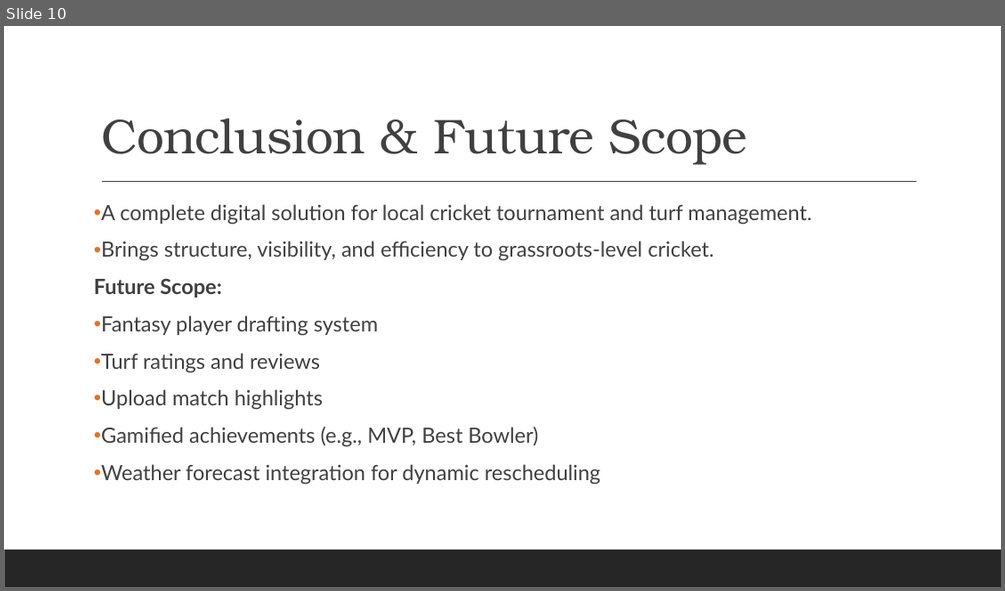
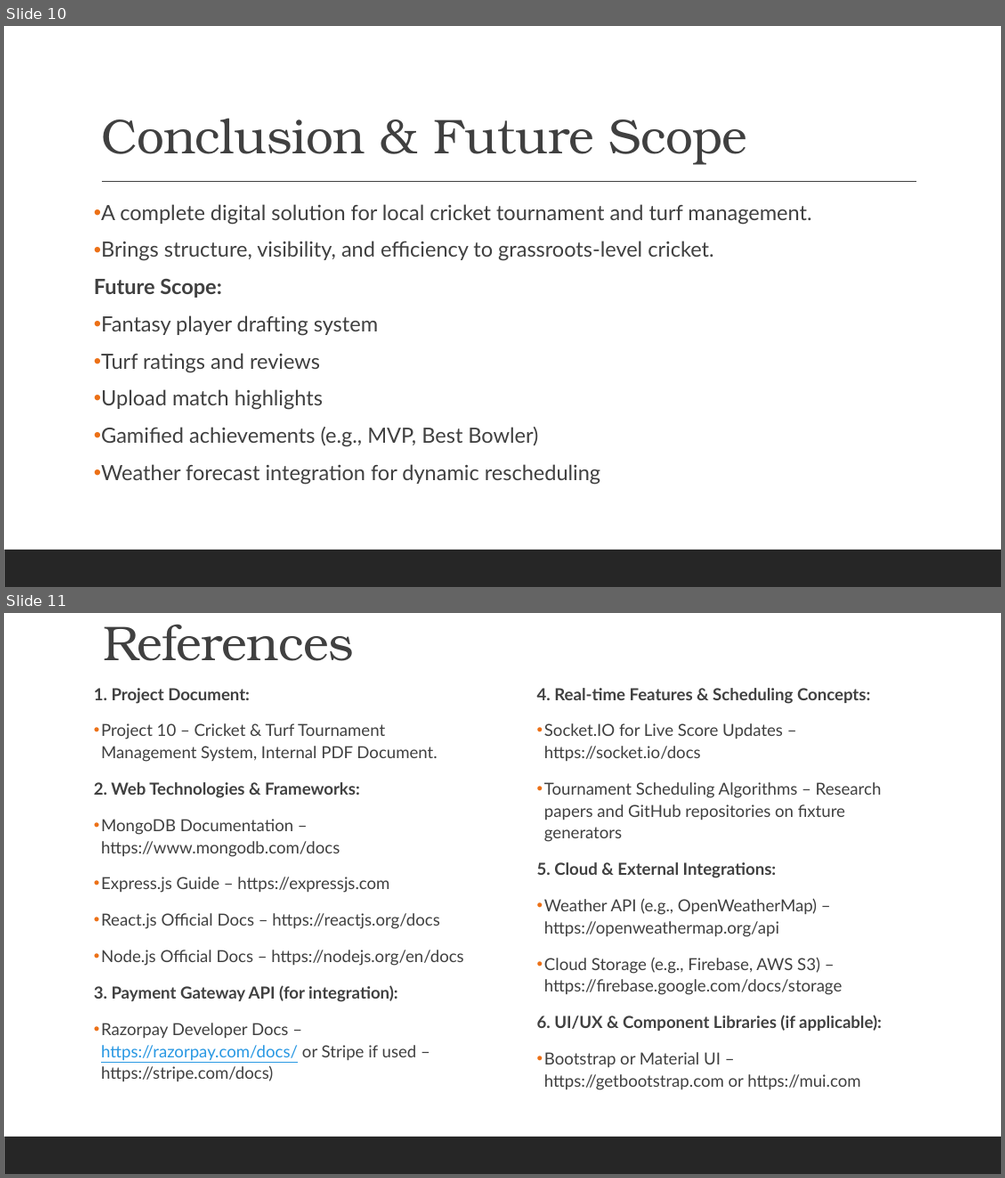
Before and after one commit to praneelkeshav/Cricket-Turf-Tournament-Management-System, a slide deck: Docs/Cricket & Turf Tournamnet Management System.pptx. Shown one above the other, each under a label of ours: slide 10 before the commit, slides 10 and 11 after it. The pictures are 1005x591 and 1005x1178 pixels, drawn with LibreOffice and Linux fonts; fonts in the diff are those of the drawing. Boxes give left, top, right and bottom in pixels: in the first picture for what was removed or moved away, otherwise in the second. Text is boxed around its words. In the diff, an @@ line names an element or a change of style, - is before the commit and + after.

```diff
--- a/Docs/Cricket & Turf Tournamnet Management System.pptx
+++ b/Docs/Cricket & Turf Tournamnet Management System.pptx
@@ slide 11 added at <box>4,613,1001,1174</box>, background #FFFFFF; not listed: 1 template element that a slide beside it also shows @@
@@ title added at <box>104,624,354,661</box>, 47 pt, text #404040 @@
+References
@@ text added at <box>94,688,463,1081</box>, 16 pt, text #404040 @@
+1. Project Document:
+• Project 10 – Cricket & Turf Tournament Management System, Internal PDF Document.
+2. Web Technologies & Frameworks:
+• MongoDB Documentation – https://www.mongodb.com/docs
+• Express.js Guide – https://expressjs.com
+• React.js Official Docs – https://reactjs.org/docs
+• Node.js Official Docs – https://nodejs.org/en/docs
+3. Payment Gateway API (for integration):
+• Razorpay Developer Docs – https://razorpay.com/docs/ or Stripe if used – https://stripe.com/docs)
@@ text added at <box>537,688,882,1090</box>, 16 pt, text #404040 @@
+4. Real-time Features & Scheduling Concepts:
+• Socket.IO for Live Score Updates – https://socket.io/docs
+• Tournament Scheduling Algorithms – Research papers and GitHub repositories on fixture generators
+5. Cloud & External Integrations:
+• Weather API (e.g., OpenWeatherMap) – https://openweathermap.org/api
+• Cloud Storage (e.g., Firebase, AWS S3) – https://firebase.google.com/docs/storage
+6. UI/UX & Component Libraries (if applicable):
+• Bootstrap or Material UI – https://getbootstrap.com or https://mui.com
@@ rectangle added at <box>73,714,941,1109</box>, fill #FFFFFF, outline #FFFFFF 1.25 pt @@
```
Also in this commit, not shown: 1 slide changed, 1 slide removed.
